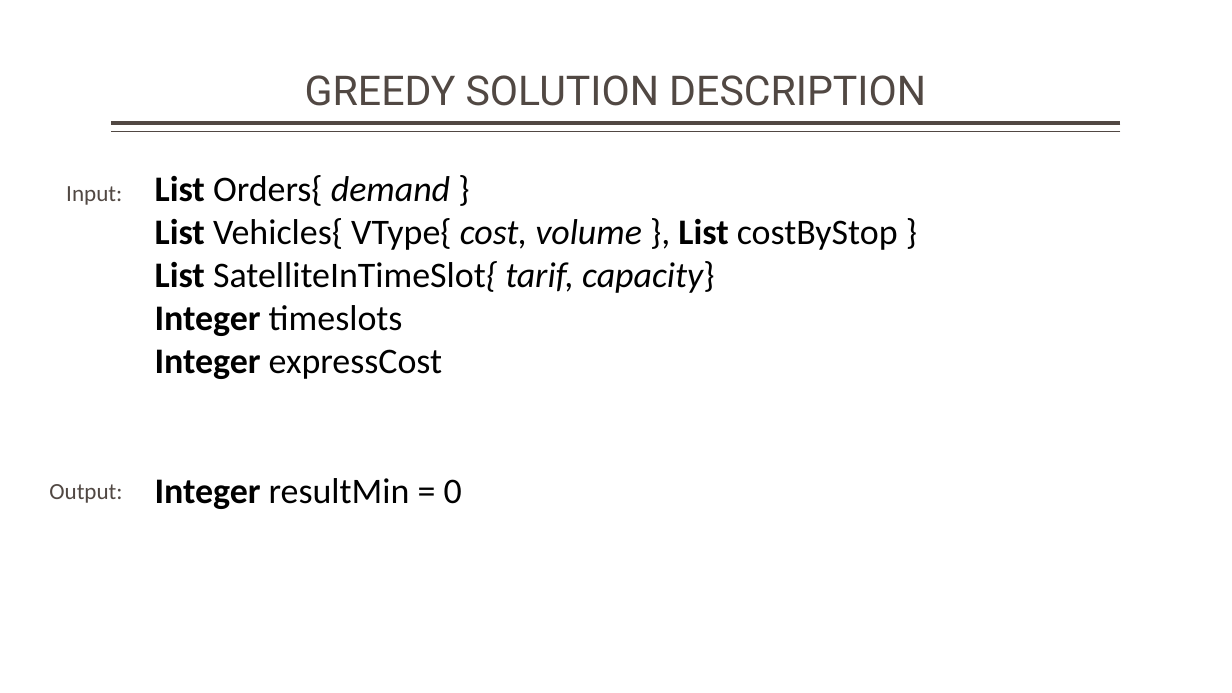
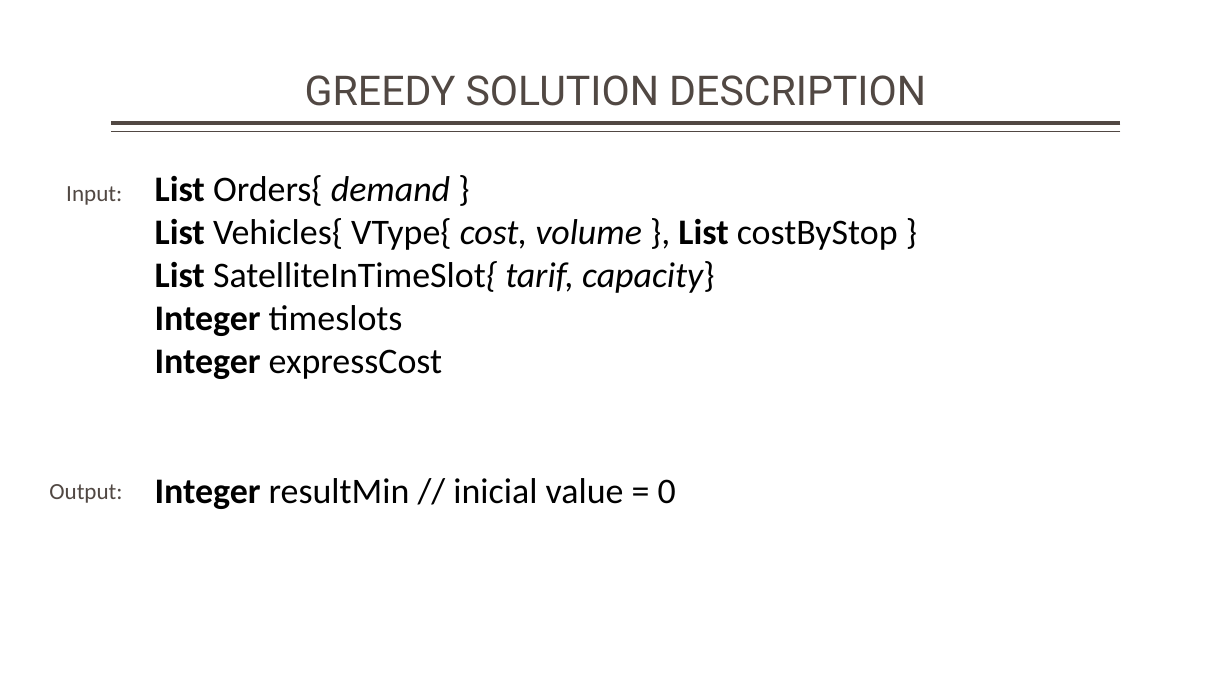
Before and after one commit to averanes/BinPackingProblem, a slide deck: slide 6 of bpdmo_greedy.pptx. Drawn at 1232x693 pixels with LibreOffice and Linux fonts; fonts in the diff are those of the drawing. Boxes give left, top, right and bottom in pixels: in the first picture for what was removed or moved away, otherwise in the second. Text is boxed around its words. In the diff, an @@ line names an element or a change of style, - is before the commit and + after.

```diff
--- a/bpdmo_greedy.pptx
+++ b/bpdmo_greedy.pptx
@@ text at bbox=[155, 478, 676, 509]: text changed @@
-Integer resultMin = 0
+Integer resultMin // inicial value = 0
```
Also in this commit, not shown: 2 other slides changed, 1 other file.
